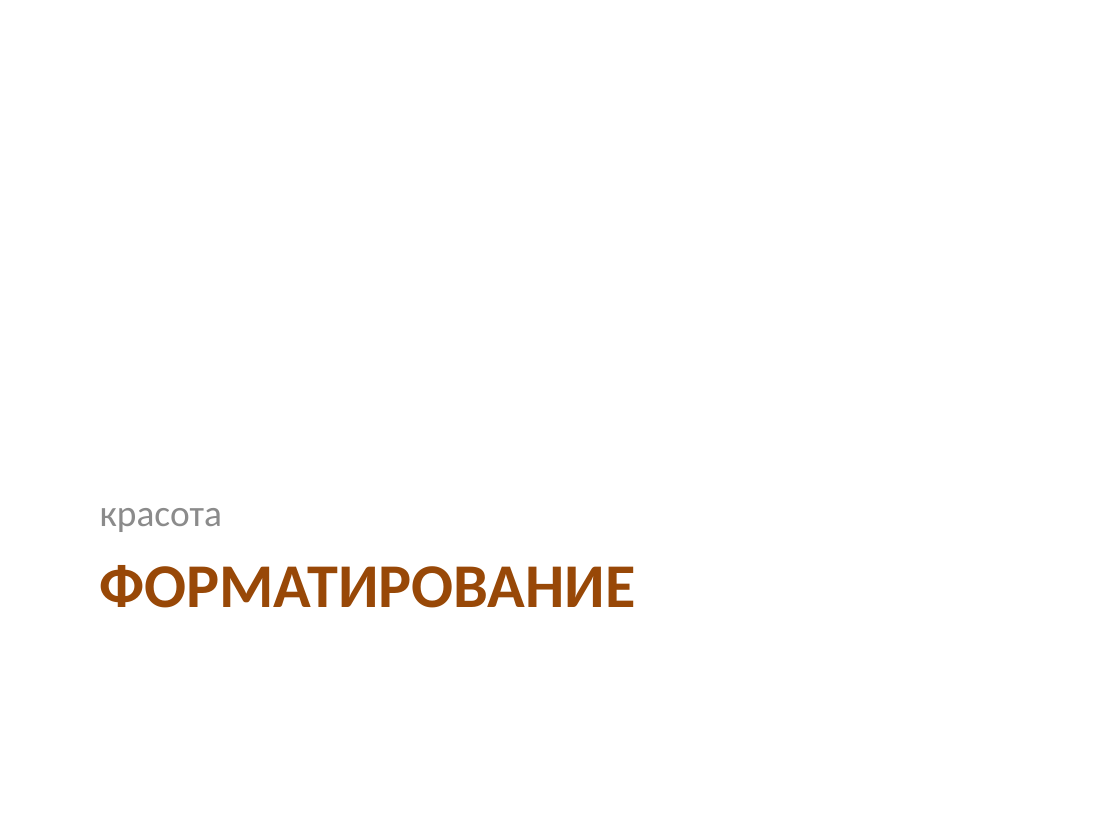
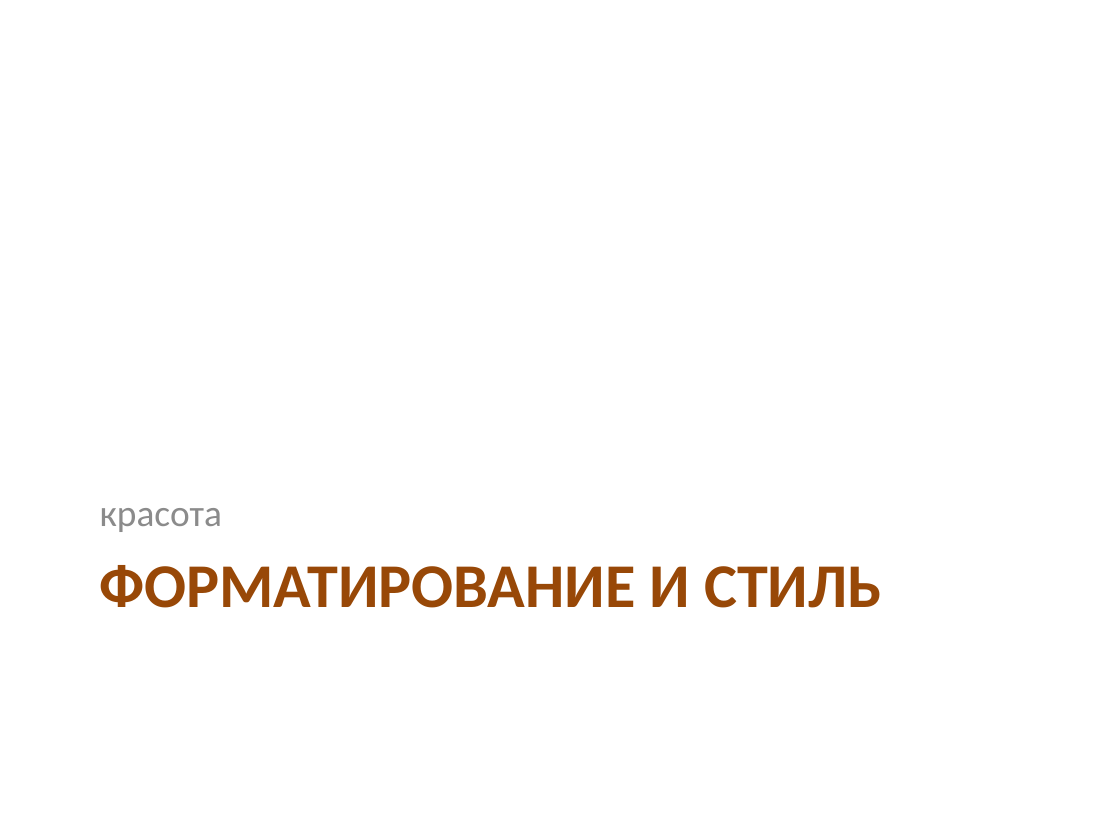
Before and after one commit to kontur-edu/intern-2014, a slide deck: slide 6 of 01-CleanCode/CleanCode.pptx. Drawn at 1120x840 pixels with LibreOffice and Linux fonts; fonts in the diff are those of the drawing. Boxes give left, top, right and bottom in pixels: in the first picture for what was removed or moved away, otherwise in the second. Text is boxed around its words. In the diff, an @@ line names an element or a change of style, - is before the commit and + after.

```diff
--- a/01-CleanCode/CleanCode.pptx
+++ b/01-CleanCode/CleanCode.pptx
@@ title at box(100, 565, 882, 608): text changed @@
-ФОРМАТИРОВАНИЕ
+ФОРМАТИРОВАНИЕ И СТИЛЬ
```
Also in this commit, not shown: 6 other slides changed, 3 other files.
